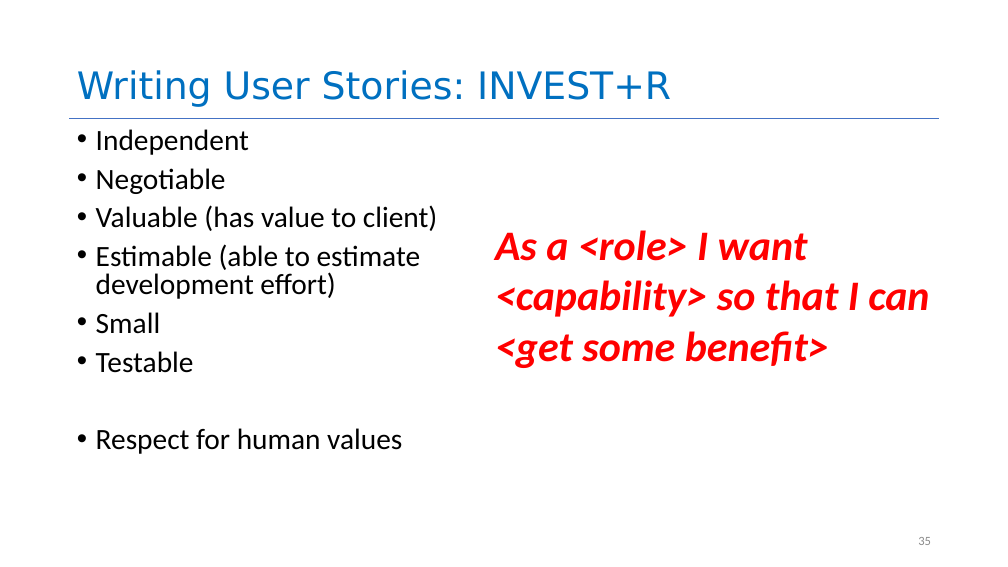
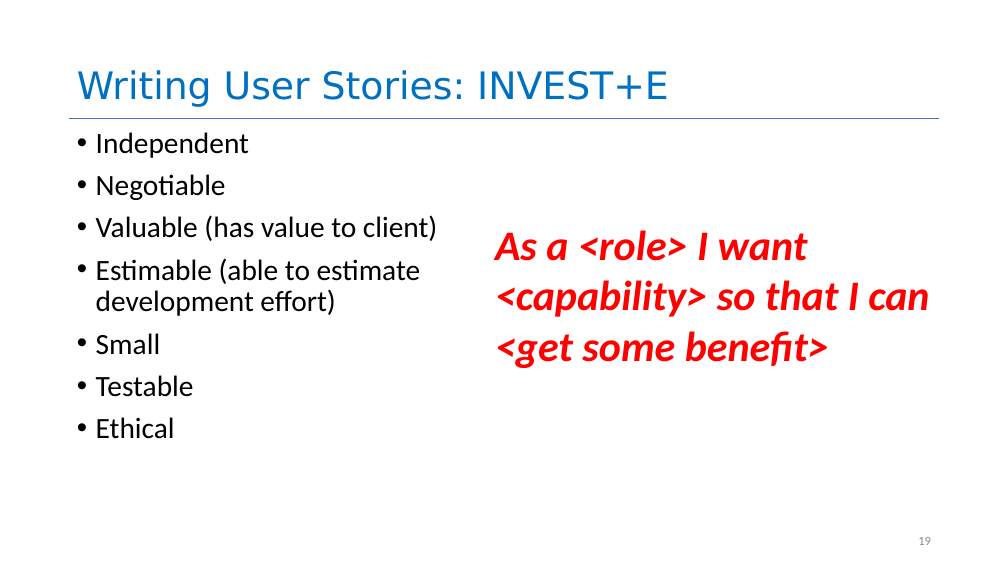
Before and after one commit to yashburshe/CS4530-Fall-2025, a slide deck: slide 19 of Slides/Module 01.2 Requirements Gathering.pptx (slide 35 before the commit). Drawn at 1008x567 pixels with LibreOffice and Linux fonts; fonts in the diff are those of the drawing. Boxes give left, top, right and bottom in pixels: in the first picture for what was removed or moved away, otherwise in the second. Text is boxed around its words. In the diff, an @@ line names an element or a change of style, - is before the commit and + after.

```diff
--- a/Slides/Module 01.2 Requirements Gathering.pptx
+++ b/Slides/Module 01.2 Requirements Gathering.pptx
@@ title at bbox=[77, 70, 669, 107]: text changed @@
-Writing User Stories: INVEST+R
+Writing User Stories: INVEST+E
@@ text at bbox=[96, 132, 437, 397]: line spacing 0.8 to 0.9 @@
@@ text at bbox=[96, 417, 175, 439]: text changed @@
-• Respect for human values
+• Ethical
@@ page number at bbox=[918, 537, 931, 545]: text changed @@
-35
+19
```
Also in this commit, not shown: 9 other slides changed, 2 slides added, 9 slides removed, 1 other file.
